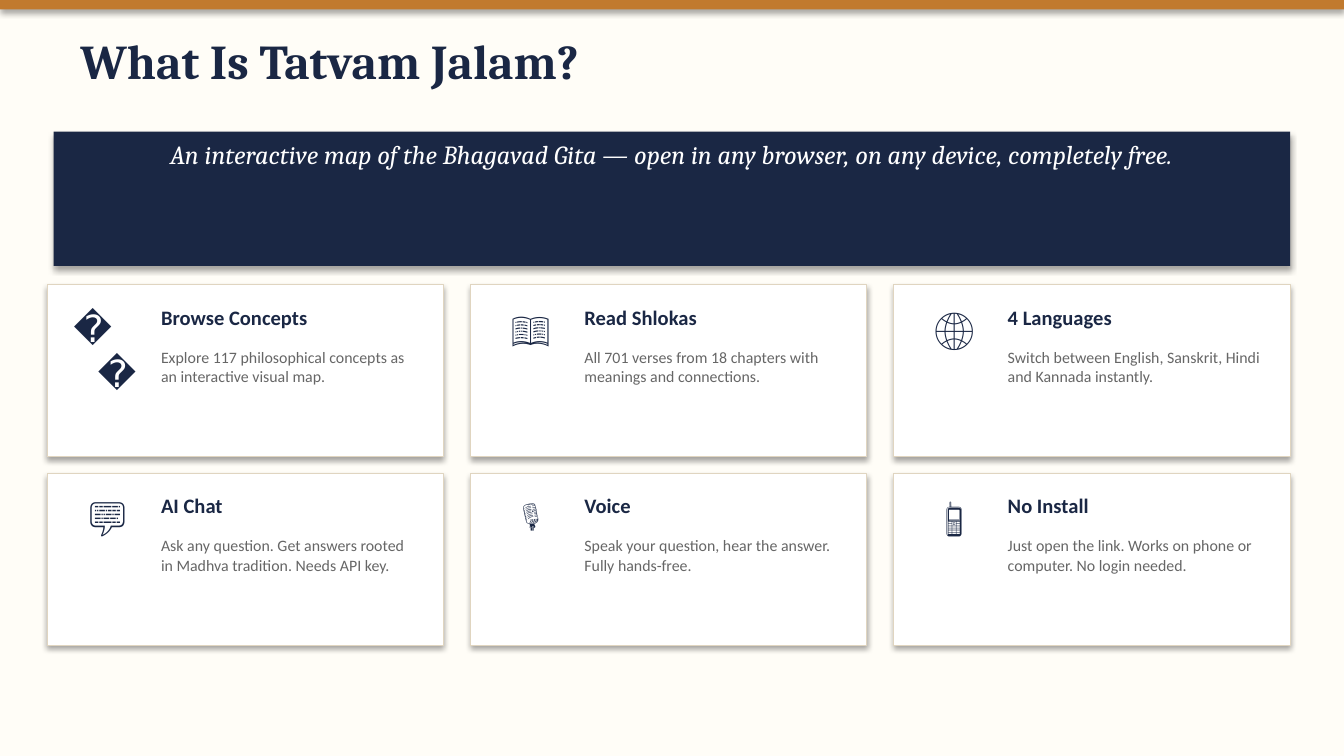
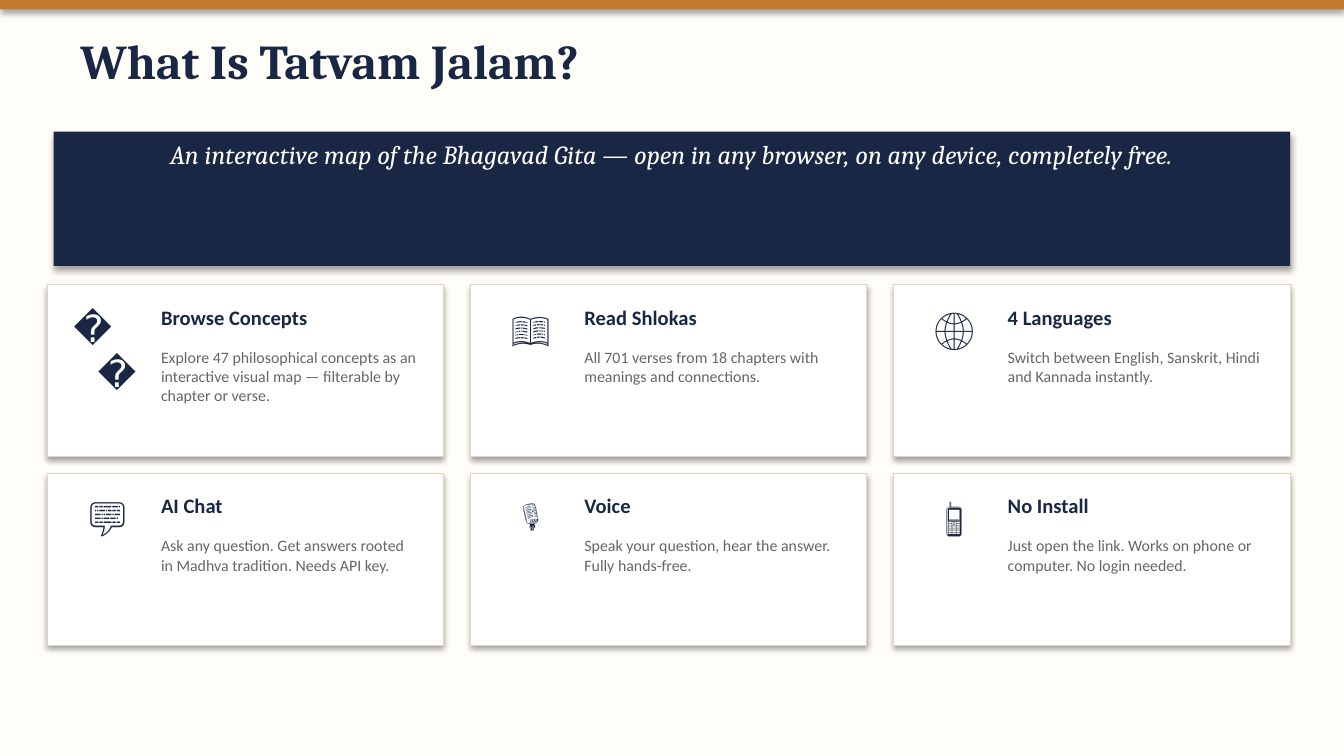
Before and after one commit to kvinayakpai/Bhagavadgita, a slide deck: slide 2 of Tatvam_Jalam_User_Guide.pptx. Drawn at 1344x756 pixels with LibreOffice and Linux fonts; fonts in the diff are those of the drawing. Boxes give left, top, right and bottom in pixels: in the first picture for what was removed or moved away, otherwise in the second. Text is boxed around its words. In the diff, an @@ line names an element or a change of style, - is before the commit and + after.

Commit message:
Update Word docs and PPTX decks with current app state and June 2026 learnings
- Correct stats throughout: 47 concepts / 59 relations / 10 tiers (the
  June 12 ontology rebuild), 701 shlokas, 18 chapters, 4 languages -
  replacing stale 112-117/124-239/12-13 figures
- Document new phases: ontology rebuild (strict verse-grounding), OCR
  cleanup of bannanje_kn.js (~265 garbled English terms, 476 pages
  verified zero-error), the June 18-21 book-alignment marathon (514+
  boundary leaks fixed, all 18 chapters re-verified, homorganic nasal
  transliteration), and bundle consolidation (viewer-bundled.html trio
  retired in favor of viewer.html + index.html)
- Document new Map feature: Adhyaya/Shloka filter dropdowns
- Fix all app links from retired viewer-bundled.html to viewer.html
- Update USD-INR reference rate to June 2026
- Add new 'Phases 7-10' slide and swap a Hard Problems card in the
  Technical Journey deck

```diff
--- a/Tatvam_Jalam_User_Guide.pptx
+++ b/Tatvam_Jalam_User_Guide.pptx
@@ text at bbox=[161, 352, 416, 404]: text changed @@
-Explore 117 philosophical concepts as an interactive visual map.
+Explore 47 philosophical concepts as an interactive visual map — filterable by chapter or verse.
```
Also in this commit, not shown: 7 other slides changed, 4 other files.
